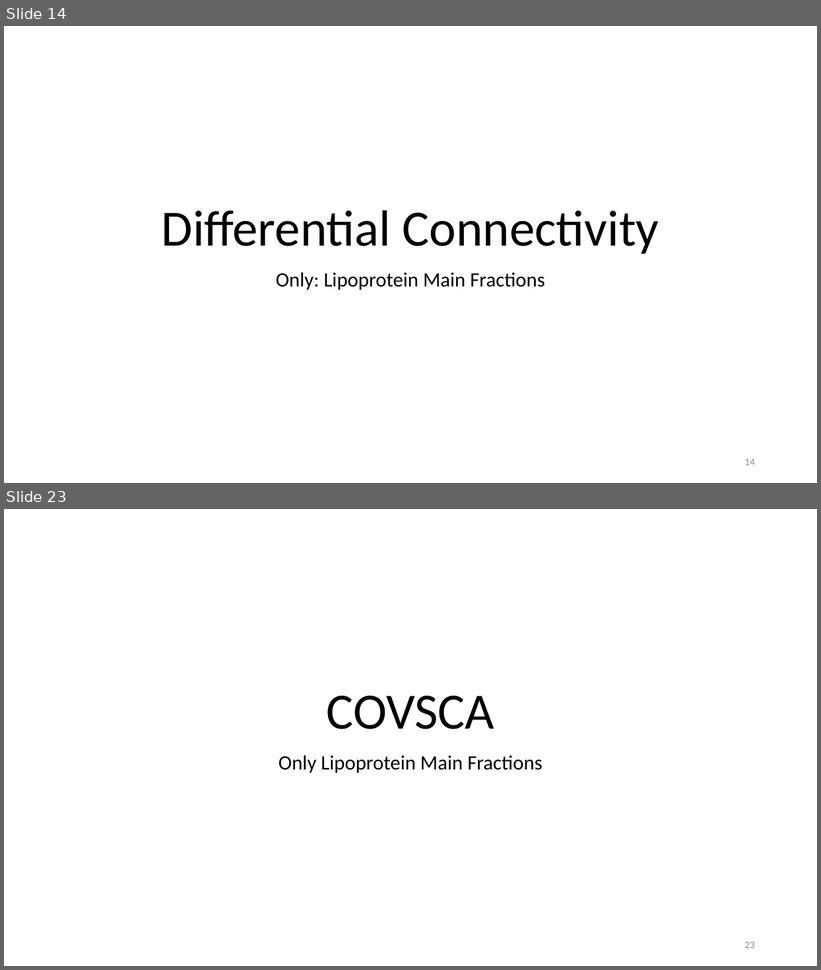
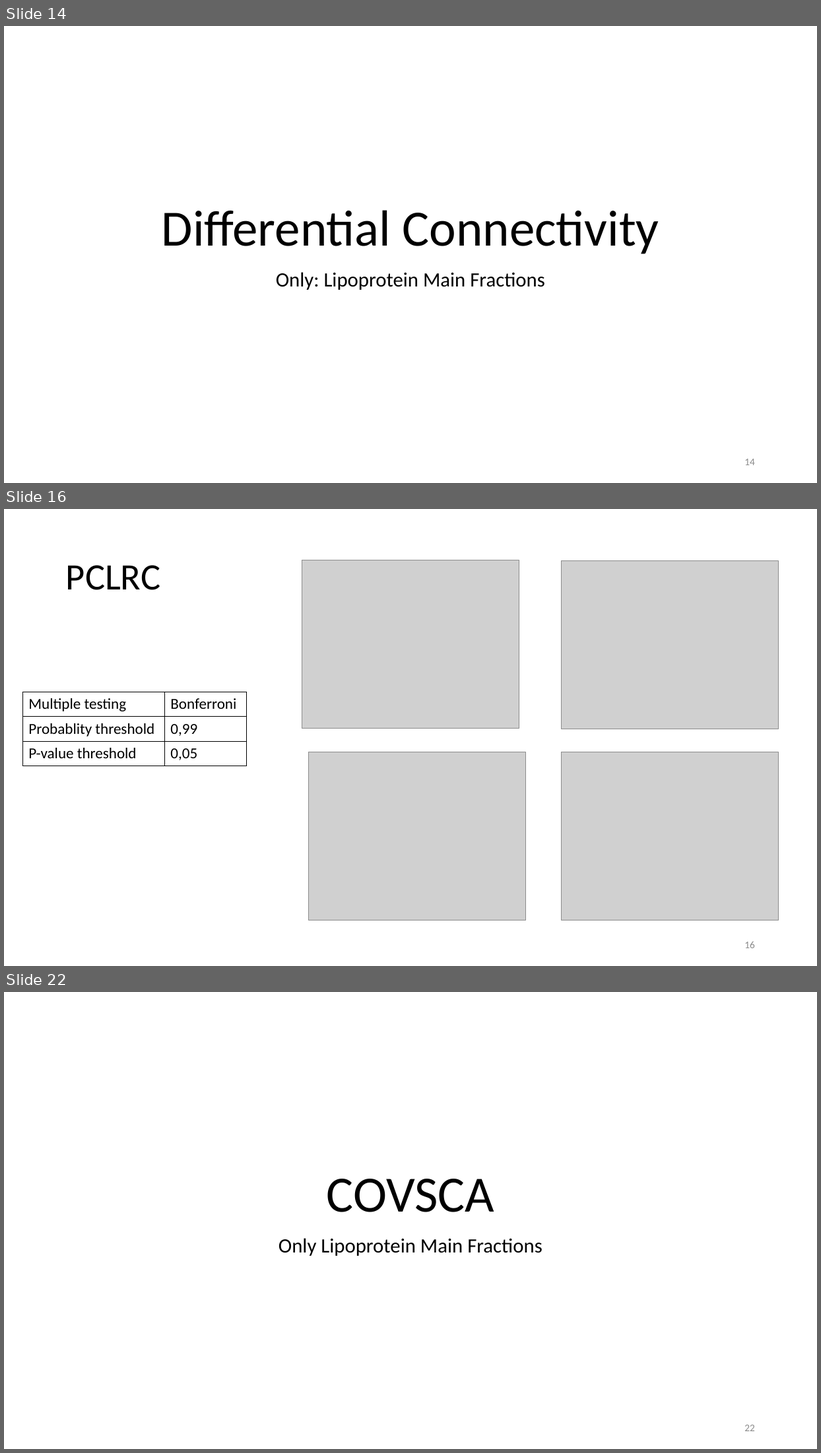
Before and after one commit to Yasmijnb/Git_Research-Practice, a slide deck: Results.pptx. Shown one above the other, each under a label of ours: slides 14 and 23 before the commit, slides 14, 16 and 22 after it; the slides between them are not shown. The pictures are 821x970 and 821x1453 pixels, drawn with LibreOffice and Linux fonts; fonts in the diff are those of the drawing; grey boxes stand for pictures. Boxes give left, top, right and bottom in pixels: in the first picture for what was removed or moved away, otherwise in the second. Text is boxed around its words. In the diff, an @@ line names an element or a change of style, - is before the commit and + after.

```diff
--- a/Results.pptx
+++ b/Results.pptx
@@ slide 16 added at [4, 509, 817, 966], background #FFFFFF @@
@@ title added at [66, 565, 160, 590], 44 pt, text #000000 @@
+PCLRC
@@ picture added at [302, 560, 519, 728] @@
@@ picture added at [562, 561, 779, 729] @@
@@ table added at [23, 692, 247, 766], 3 rows, 2 columns @@
+Multiple testing | Bonferroni
+Probablity threshold | 0,99
+P-value threshold | 0,05
@@ picture added at [309, 753, 526, 920] @@
@@ picture added at [562, 753, 779, 920] @@
@@ page number added at [745, 941, 755, 949], 12 pt, text #8C8C8C @@
+16
@@ what was slide 23 is now slide 22 @@
@@ page number at [745, 1425, 755, 1432]: text changed @@
-23
+22
```
Also in this commit, not shown: 2 slides changed, 8 other slides added, 9 slides removed, 4 other files.
